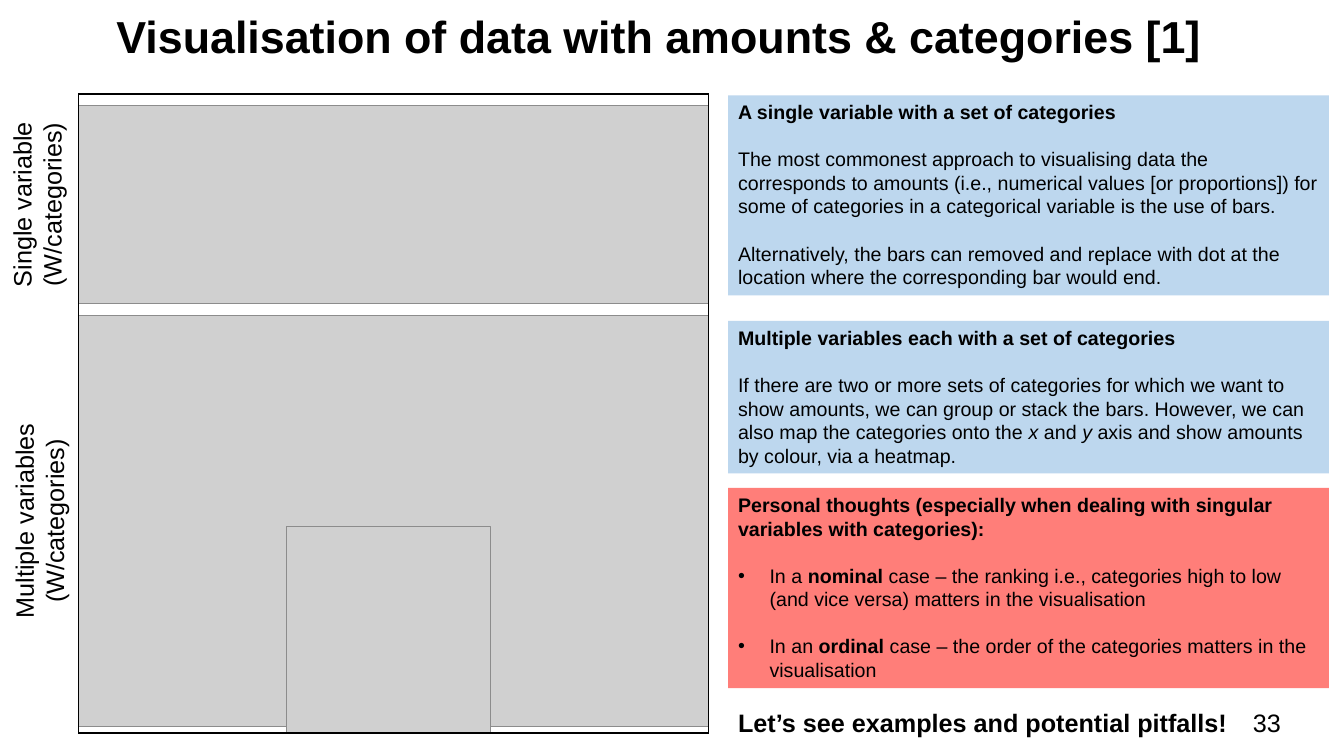
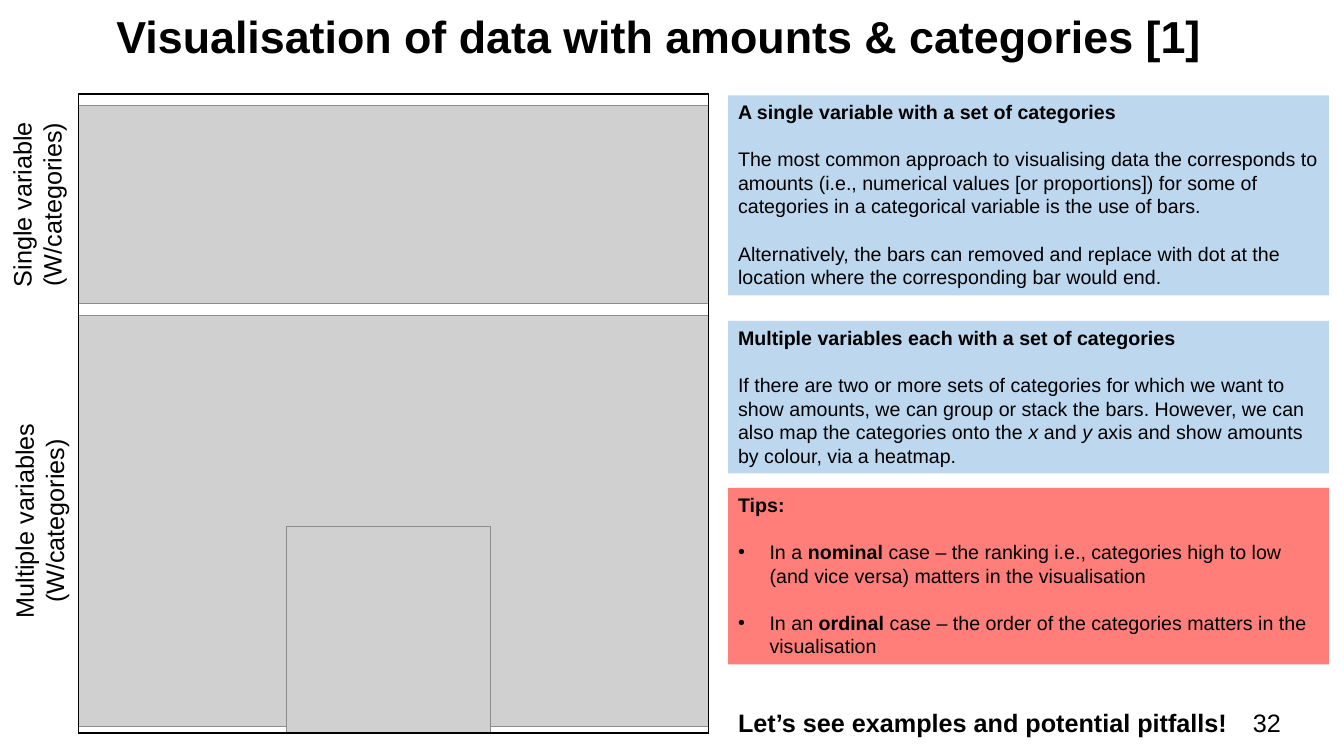
Before and after one commit to ucl-pols8-2526/POLS0008, a slide deck: slide 32 of Lecture_notes_ppts/POLS0008-2025-26 Week 3 Examining Data II.pptx (slide 33 before the commit). Drawn at 1344x756 pixels with LibreOffice and Linux fonts; fonts in the diff are those of the drawing; grey boxes stand for pictures. Boxes give left, top, right and bottom in pixels: in the first picture for what was removed or moved away, otherwise in the second. Text is boxed around its words. In the diff, an @@ line names an element or a change of style, - is before the commit and + after.

```diff
--- a/Lecture_notes_ppts/POLS0008-2025-26 Week 3 Examining Data II.pptx
+++ b/Lecture_notes_ppts/POLS0008-2025-26 Week 3 Examining Data II.pptx
@@ text in rectangle at bbox=[738, 151, 1317, 217]: text changed @@
-The most commonest approach to visualising data the corresponds to amounts (i.e., numerical values [or proportions]) for some of categories in a categorical variable is the use of bars.
+The most common approach to visualising data the corresponds to amounts (i.e., numerical values [or proportions]) for some of categories in a categorical variable is the use of bars.
@@ rectangle "Tips:": place and size @@
-rectangle "Tips:" at bbox=[728, 488, 1329, 689]
+rectangle "Tips:" at bbox=[728, 488, 1329, 664]
@@ text in rectangle at bbox=[738, 497, 785, 516]: text changed @@
-Personal thoughts (especially when dealing with singular variables with categories):
+Tips:
@@ page number at bbox=[1253, 714, 1281, 733]: text changed @@
-33
+32
```
Also in this commit, not shown: 1 slide removed, 1 other file.
